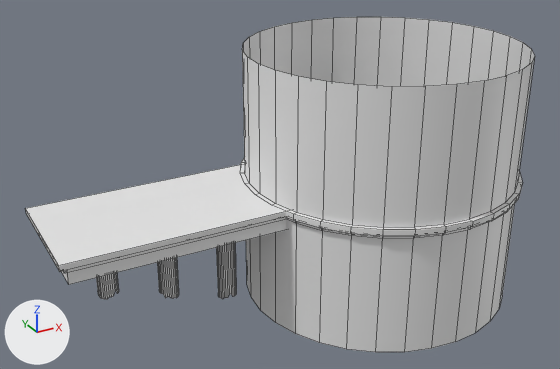
The FBX model Assets/Models/tower/Module Tour1.fbx: old version first, new version second.
Rendered twice from a camera (50 mm lens) standing at (-780.8, 175.1, 48.5) and looking at (-757.5, 217.6, 27.3). Arrows for +X, +Y and +Z are at lower left; the lights stay in place. Mesh edges are drawn as thin lines.
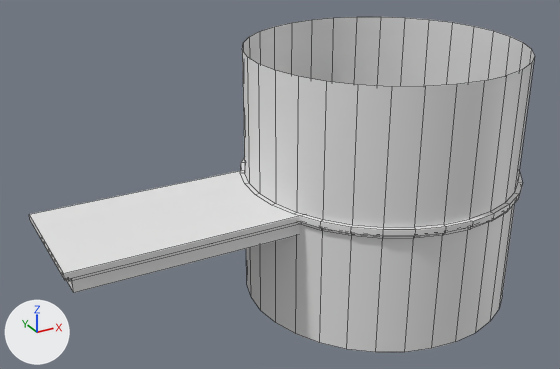
Location of each change, (x1, y1, x2, y2) in pixels of the pictures (560 x 369 px; the box of a moved part takes in the faces that stretch with it):
'Cylinder.009', reshaped: before (26, 17, 534, 352); after (29, 17, 534, 352)
part 1 of me_cylinder_010, deleted: before (96, 243, 236, 299)
part 2 of me_cylinder_010, moved or reshaped: before (26, 164, 290, 284); after (29, 170, 303, 293)

Patch to the scene script:
```diff
--- a/Assets/Models/tower/Module Tour1.fbx.py
+++ b/Assets/Models/tower/Module Tour1.fbx.py
@@ me_cylinder_010 @@
 # used by ob_cylinder_009; location = (-749.68, 217.0, 27.08); scale = (-9.64, -9.64, -8.98)
-me_cylinder_010.from_pydata(...)  # 624 vertices, 491 faces; spans x -1.03..2.47, y -1.03..1.03, z -1.0..1.0
+me_cylinder_010.from_pydata(...)  # 312 vertices, 278 faces; spans x -1.03..2.47, y -1.03..1.03, z -1.0..1.0
+# me_cylinder_010 part 1: 6 loose pieces with 312 vertices, spanning x 1.07..2.24, y -0.26..0.04, z 0.14..0.85, are deleted
+# me_cylinder_010 part 2
+# 12 vertices in x 0.76..2.47, y 0.29..0.33, z -0.01..0.16 move by (0.0, 0.11, 0.0)
+# 12 vertices in x 0.76..2.47, y -0.54..-0.5, z -0.01..0.16 move by (0.0, 0.1, 0.0)
 me_cylinder_010.materials.append(mat_material)
```
